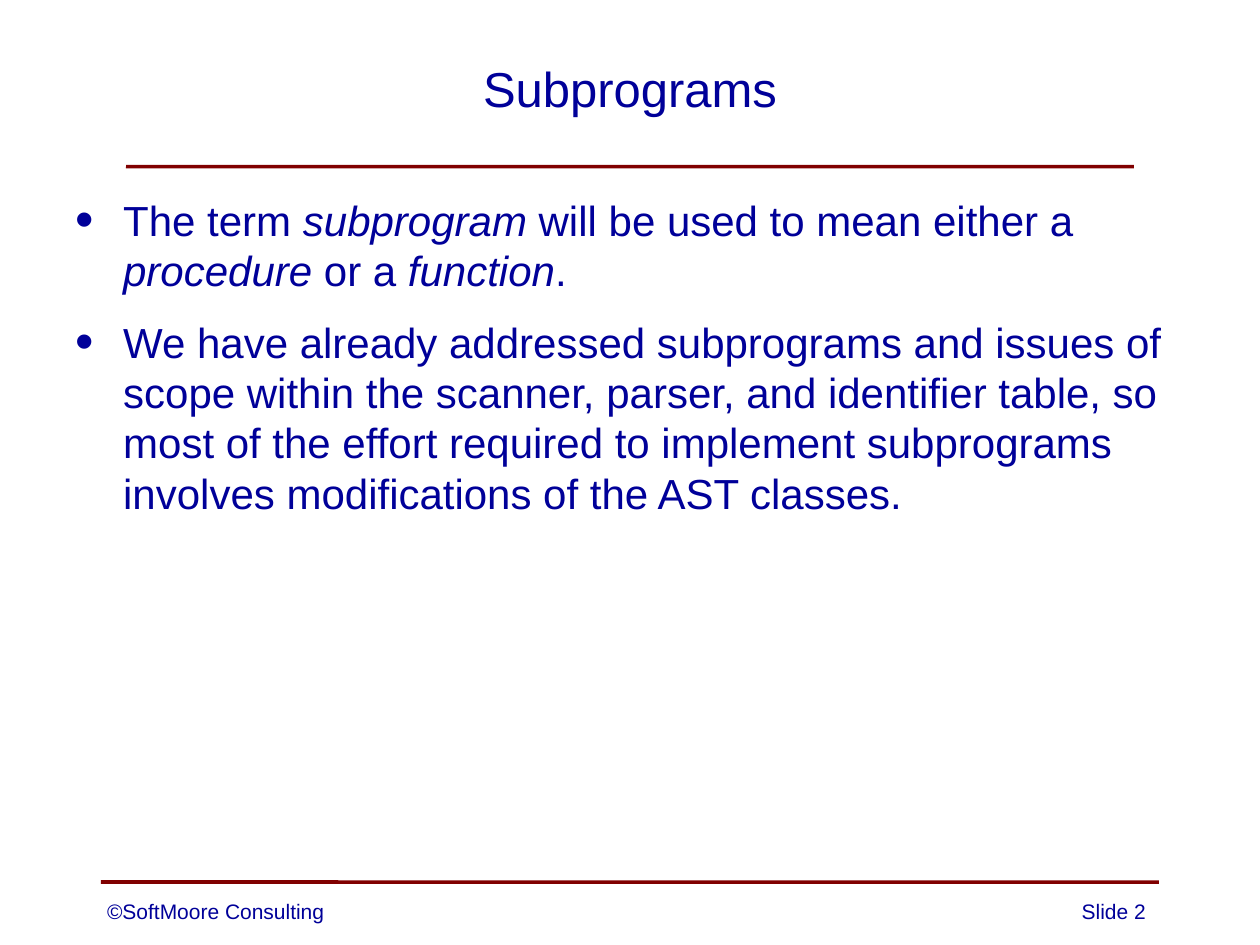
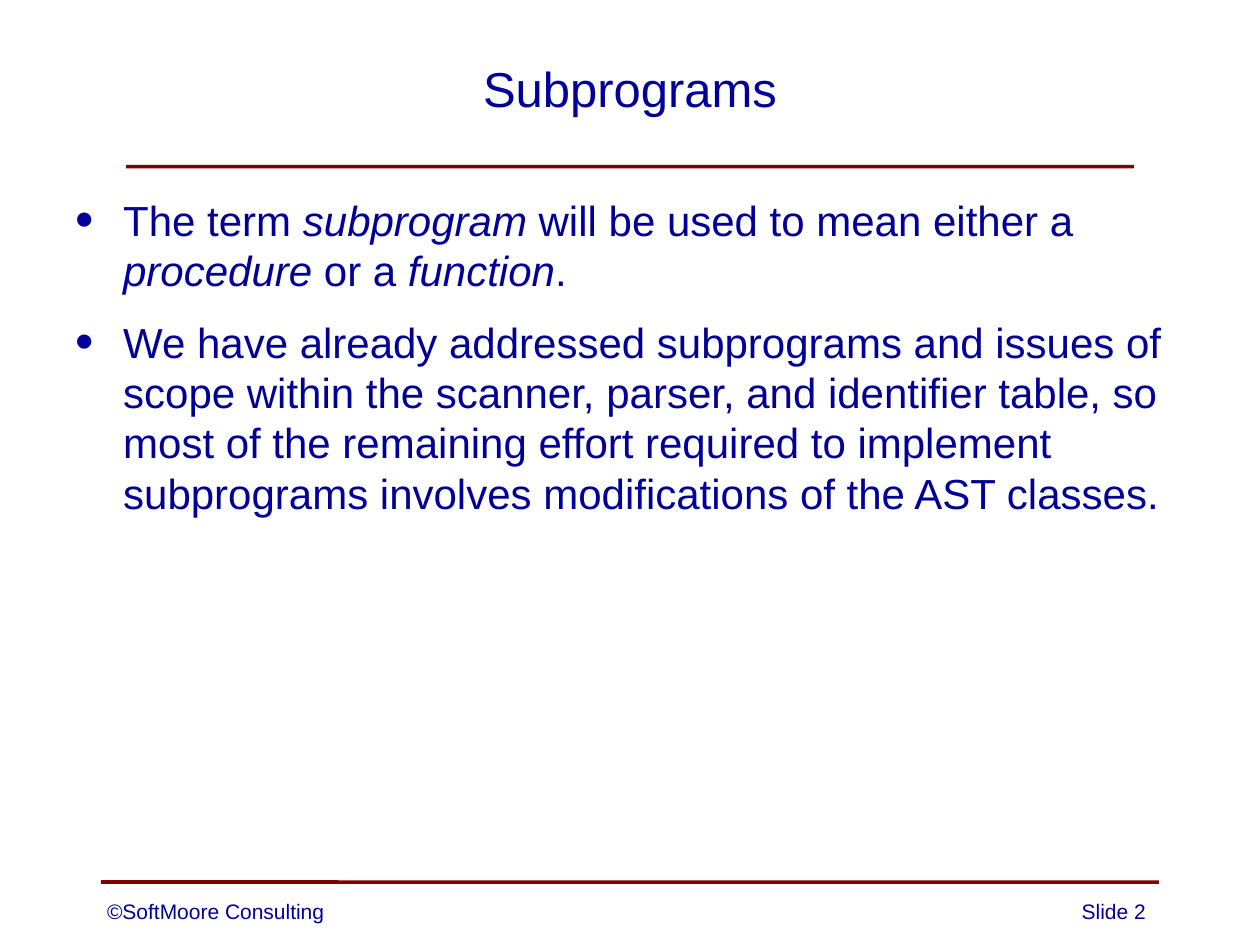
Before and after one commit to SoftMoore/CPRL-Java-3rd, a slide deck: slide 2 of PowerPoints/13 - Subprograms.pptx. Drawn at 1260x945 pixels with LibreOffice and Linux fonts; fonts in the diff are those of the drawing. Boxes give left, top, right and bottom in pixels: in the first picture for what was removed or moved away, otherwise in the second. Text is boxed around its words. In the diff, an @@ line names an element or a change of style, - is before the commit and + after.

Commit message:
added new slide on the relative address of a function

```diff
--- a/PowerPoints/13 - Subprograms.pptx
+++ b/PowerPoints/13 - Subprograms.pptx
@@ text at (x1=123, y1=327, x2=1161, y2=517): text changed @@
-• We have already addressed subprograms and issues of scope within the scanner, parser, and identifier table, so most of the effort required to implement subprograms involves modifications of the AST classes.
+• We have already addressed subprograms and issues of scope within the scanner, parser, and identifier table, so most of the remaining effort required to implement subprograms involves modifications of the AST classes.
```
Also in this commit, not shown: 8 other slides changed, 1 slide added.
